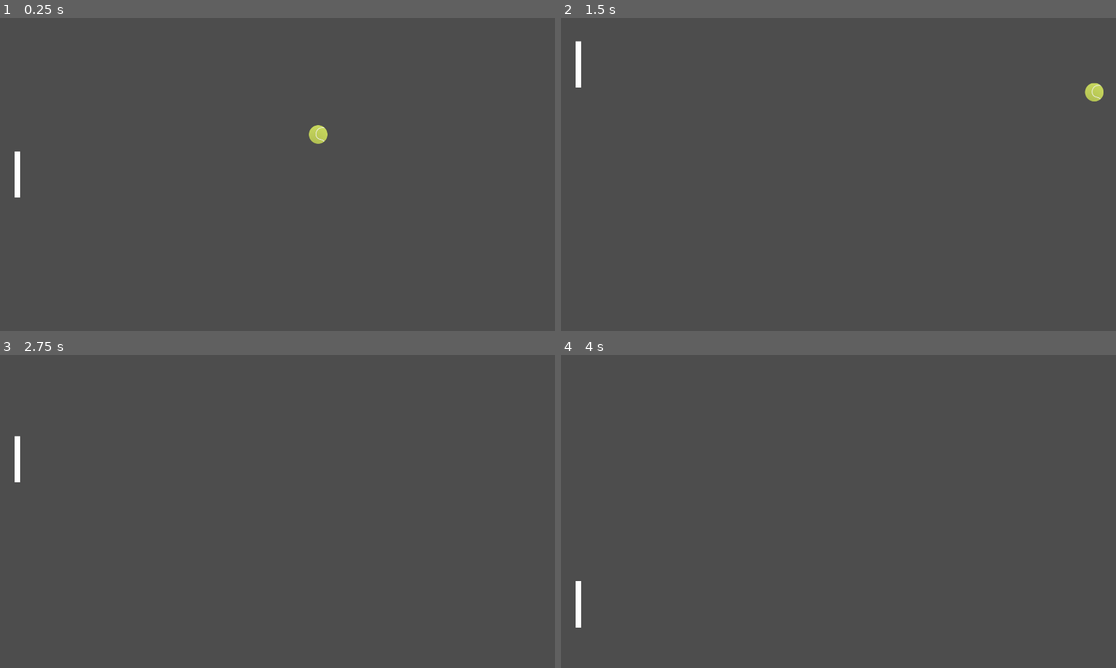
Above: before the commit, frames 1-4 (two rows, left to right).
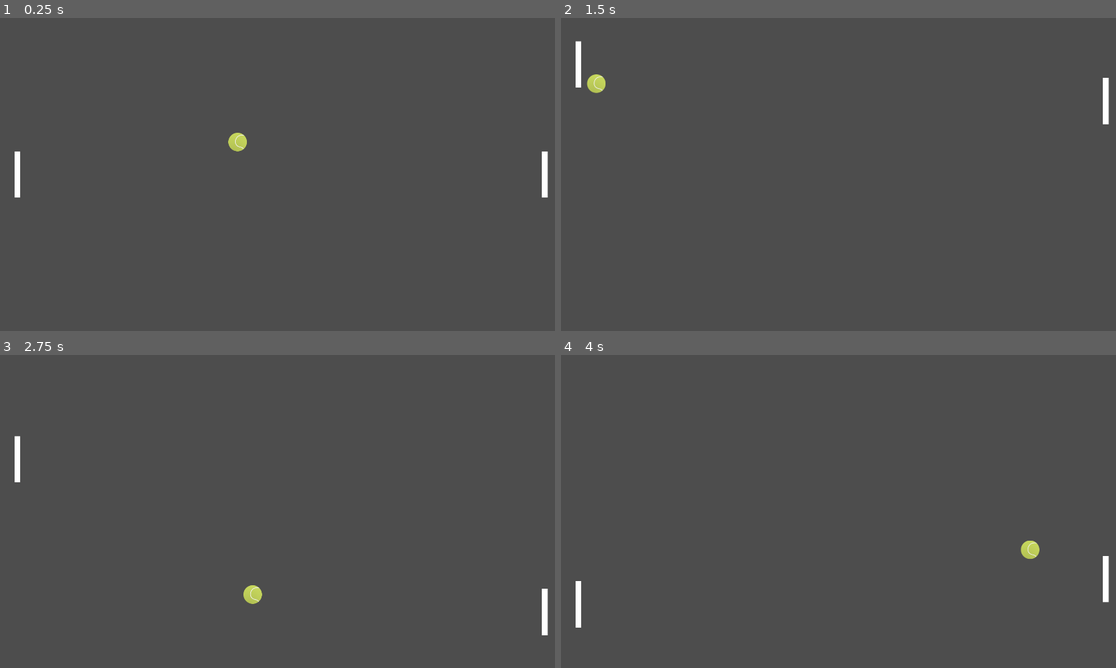
Above: after the commit, the same moments.

Repository: luishernandezg/platzipong
Game: Godot game, scene res://Level.tscn
The game is run twice, just before and just after one commit, with the same random seed, the same clock (stepped at 60 frames per second) and the same inputs.
Inputs:
- Up to frame 1 (0.25 s): no input
- Up to frame 2 (1.5 s): hold Up (ui_up) from 0.53 s (still down)
- Up to frame 3 (2.75 s): release Up (ui_up) at 2.03 s; hold Down (ui_down) from 2.03 s (still down)
- Up to frame 4 (4 s): keep holding Down (ui_down)

The runs differ from the first frame. In frame 1, 0.5% of the frame differs, in the area x 41-99%, y 34-58%; in frame 2, 0.5%, in the area x 4-99%, y 18-34%; in frame 3, 0.3%; in frame 4, 0.3%.

Commit message:
added ball, opponent and level

Diff:
--- a/Level.tscn
+++ b/Level.tscn
@@ -1,23 +1,11 @@
-[gd_scene load_steps=8 format=3 uid="uid://db14xy4wlot0u"]
+[gd_scene load_steps=9 format=3 uid="uid://db14xy4wlot0u"]
 
 [ext_resource type="PackedScene" uid="uid://d1bfsh66s3v3p" path="res://Player.tscn" id="1_3lku3"]
+[ext_resource type="Script" path="res://level.gd" id="1_cl5hf"]
 [ext_resource type="Script" path="res://player.gd" id="2_v7qq3"]
+[ext_resource type="Script" path="res://oponent.gd" id="3_k4dp7"]
 [ext_resource type="PackedScene" uid="uid://7l3xbojv2k6x" path="res://ball.tscn" id="3_ueyuh"]
 [ext_resource type="Script" path="res://ball.gd" id="4_wpfal"]
-
-[sub_resource type="GDScript" id="GDScript_2l8dd"]
-script/source = "extends Node2D
-
-
-# Called when the node enters the scene tree for the first time.
-func _ready() -> void:
-	pass # Replace with function body.
-
-
-# Called every frame. 'delta' is the elapsed time since the previous frame.
-func _process(delta: float) -> void:
-	pass
-"
 
 [sub_resource type="RectangleShape2D" id="RectangleShape2D_43r6y"]
 size = Vector2(1920, 50)
@@ -26,7 +14,7 @@
 size = Vector2(50, 1080)
 
 [node name="Level" type="Node2D"]
-script = SubResource("GDScript_2l8dd")
+script = ExtResource("1_cl5hf")
 
 [node name="TopWall" type="StaticBody2D" parent="."]
 
@@ -56,6 +44,13 @@
 position = Vector2(50, 460)
 script = ExtResource("2_v7qq3")
 
+[node name="Oponent" parent="." instance=ExtResource("1_3lku3")]
+position = Vector2(1870, 460)
+script = ExtResource("3_k4dp7")
+
 [node name="Ball" parent="." instance=ExtResource("3_ueyuh")]
 position = Vector2(948, 522)
 script = ExtResource("4_wpfal")
+
+[connection signal="body_entered" from="PointZonePlayer" to="." method="_on_point_zone_player_body_entered"]
+[connection signal="body_entered" from="PointZoneOponent" to="." method="_on_point_zone_oponent_body_entered"]
--- a/ball.gd
+++ b/ball.gd
@@ -7,6 +7,10 @@
 
 func _ready():
 	randomize()
+	reset_ball()
+
+
+func reset_ball():
 	speed = 600
 	direction.x =[-1,1][randi() % 2]
 	direction.y = [-0.8, 0.8][randi() % 2]
--- /dev/null
+++ b/level.gd
@@ -0,0 +1,16 @@
+extends Node2D
+
+
+func _restart_game():
+	$Ball.is_moving = false
+	$Ball.direction = Vector2.ZERO
+	$Ball.position = Vector2(960,540)
+	$Ball.reset_ball()
+
+
+func _on_point_zone_player_body_entered(body: Node2D) -> void:
+	_restart_game()
+
+
+func _on_point_zone_oponent_body_entered(body: Node2D) -> void:
+	_restart_game()
--- /dev/null
+++ b/oponent.gd
@@ -0,0 +1,19 @@
+extends CharacterBody2D
+
+
+var speed = 800
+@onready var ball = get_parent().find_child("Ball")
+
+func _physics_process(delta: float):
+	var direction = Vector2(0,_get_direction())
+	velocity = direction * speed
+	move_and_slide()
+
+func _get_direction():
+	if abs(ball.position.y - position.y) > 25:
+		if ball.position.y > position.y:
+			return 1
+		else:
+			return -1
+	else:
+		return 0
